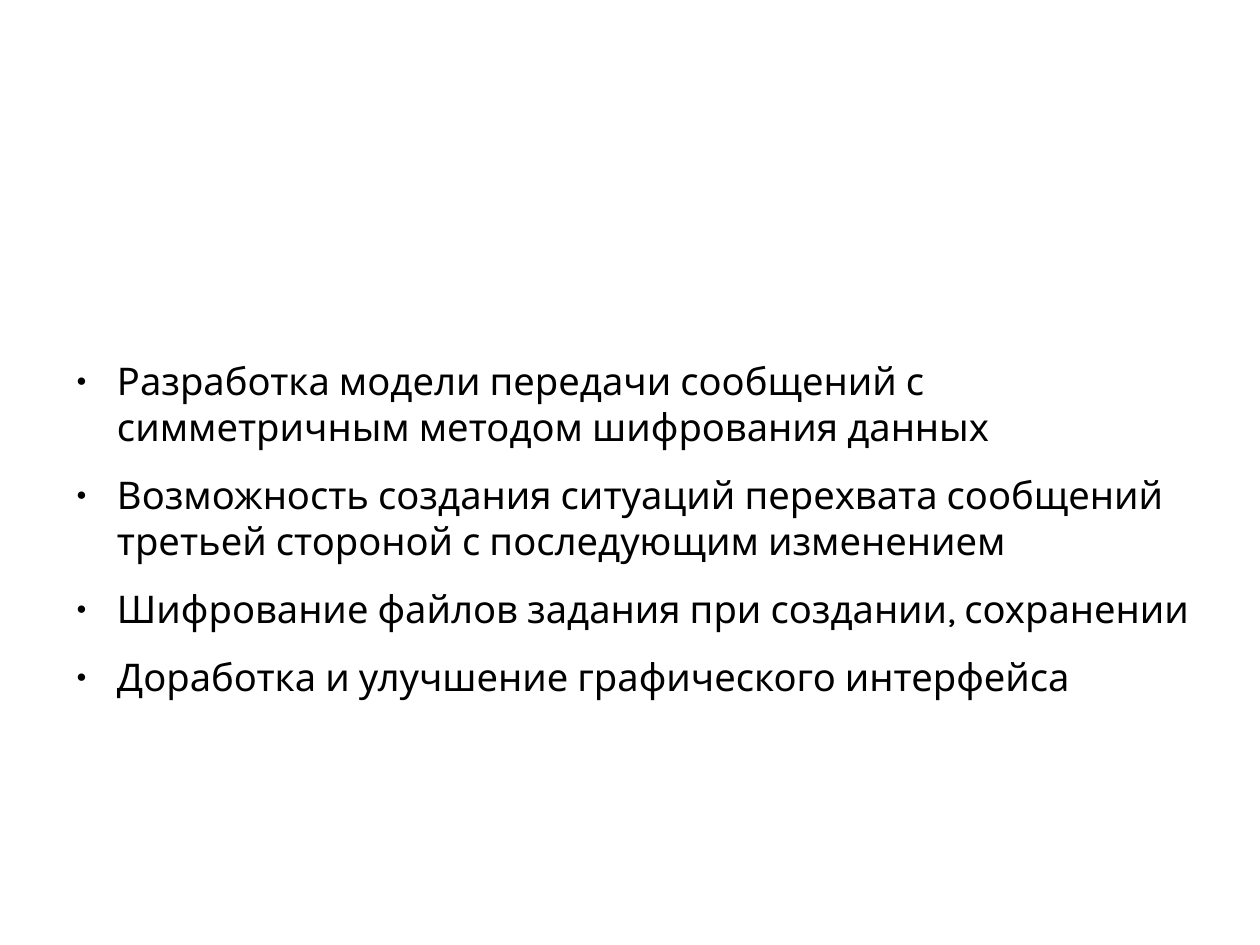
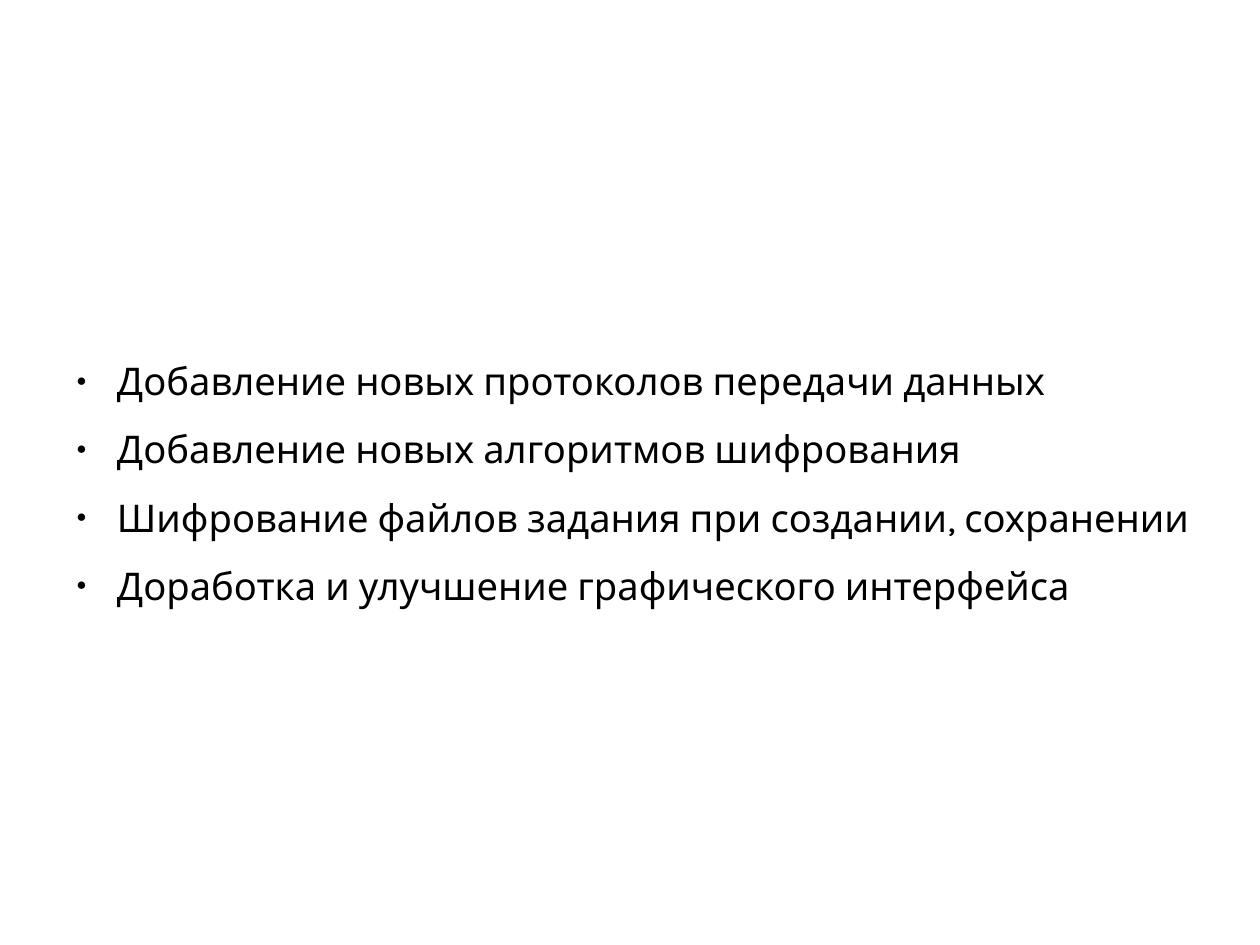
Before and after one commit to maxim79135/Course_4, a slide deck: slide 16 of Course work/Презентация.pptx (slide 11 before the commit). Drawn at 1260x945 pixels with LibreOffice and Linux fonts; fonts in the diff are those of the drawing; background and template pictures are left out. Boxes give left, top, right and bottom in pixels: in the first picture for what was removed or moved away, otherwise in the second. Text is boxed around its words. In the diff, an @@ line names an element or a change of style, - is before the commit and + after.

```diff
--- a/Course work/Презентация.pptx
+++ b/Course work/Презентация.pptx
@@ text at <box>117,366,1045,472</box>: text changed @@
-● Разработка модели передачи сообщений с симметричным методом шифрования данных
-● Возможность создания ситуаций перехвата сообщений третьей стороной с последующим изменением
+● Добавление новых протоколов передачи данных
+● Добавление новых алгоритмов шифрования
```
Also in this commit, not shown: 1 other slide changed, 5 slides added, 3 other files.
